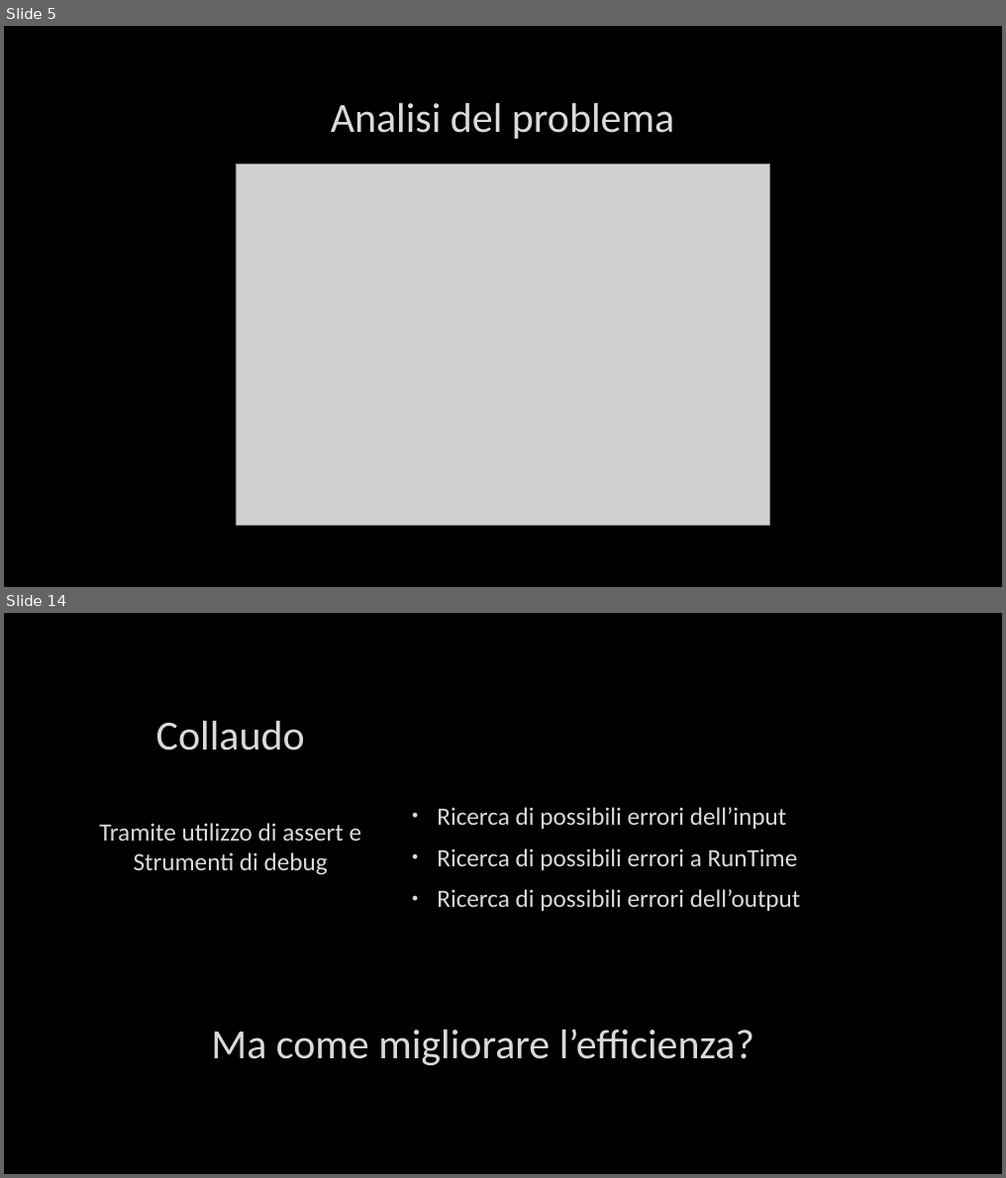
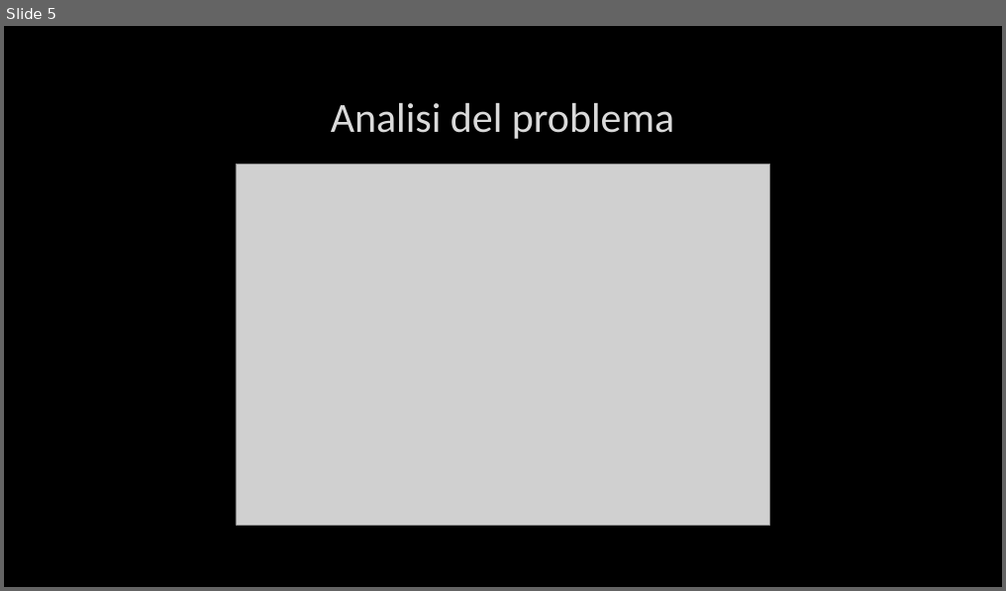
Before and after one commit to timeofview/reti-di-calcolatori, a slide deck: E1/Esercitazione 1.pptx. Shown one above the other, each under a label of ours: slides 5 and 14 before the commit, slide 5 after it; the slides between them are not shown. The pictures are 1006x1178 and 1006x591 pixels, drawn with LibreOffice and Linux fonts; fonts in the diff are those of the drawing; grey boxes stand for pictures; background and template pictures are left out. Boxes give left, top, right and bottom in pixels: in the first picture for what was removed or moved away, otherwise in the second. Text is boxed around its words. In the diff, an @@ line names an element or a change of style, - is before the commit and + after.

```diff
--- a/E1/Esercitazione 1.pptx
+++ b/E1/Esercitazione 1.pptx
@@ slide 14 removed at box(4, 613, 1002, 1174), background picture (left out) @@
@@ title removed at box(156, 721, 305, 751) @@
-Collaudo
@@ text removed at box(437, 807, 801, 911) @@
-• Ricerca di possibili errori dell’input
-• Ricerca di possibili errori a RunTime
-• Ricerca di possibili errori dell’output
@@ text removed at box(99, 823, 362, 875) @@
-Tramite utilizzo di assert e Strumenti di debug
@@ text removed at box(211, 1029, 754, 1066) @@
-Ma come migliorare l’efficienza?
```
Also in this commit, not shown: 6 slides changed, 5 slides added, 13 other slides removed.
